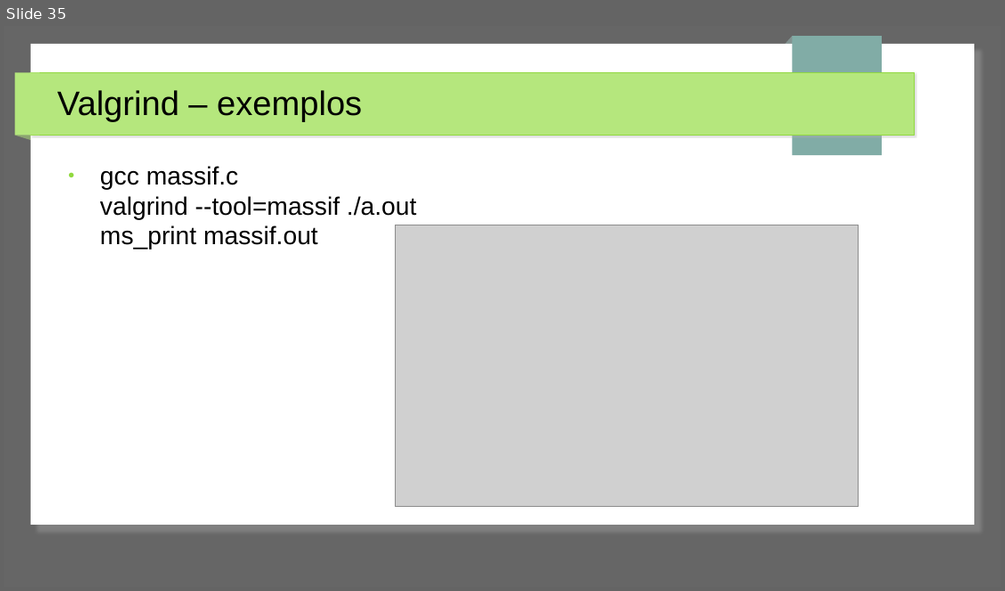
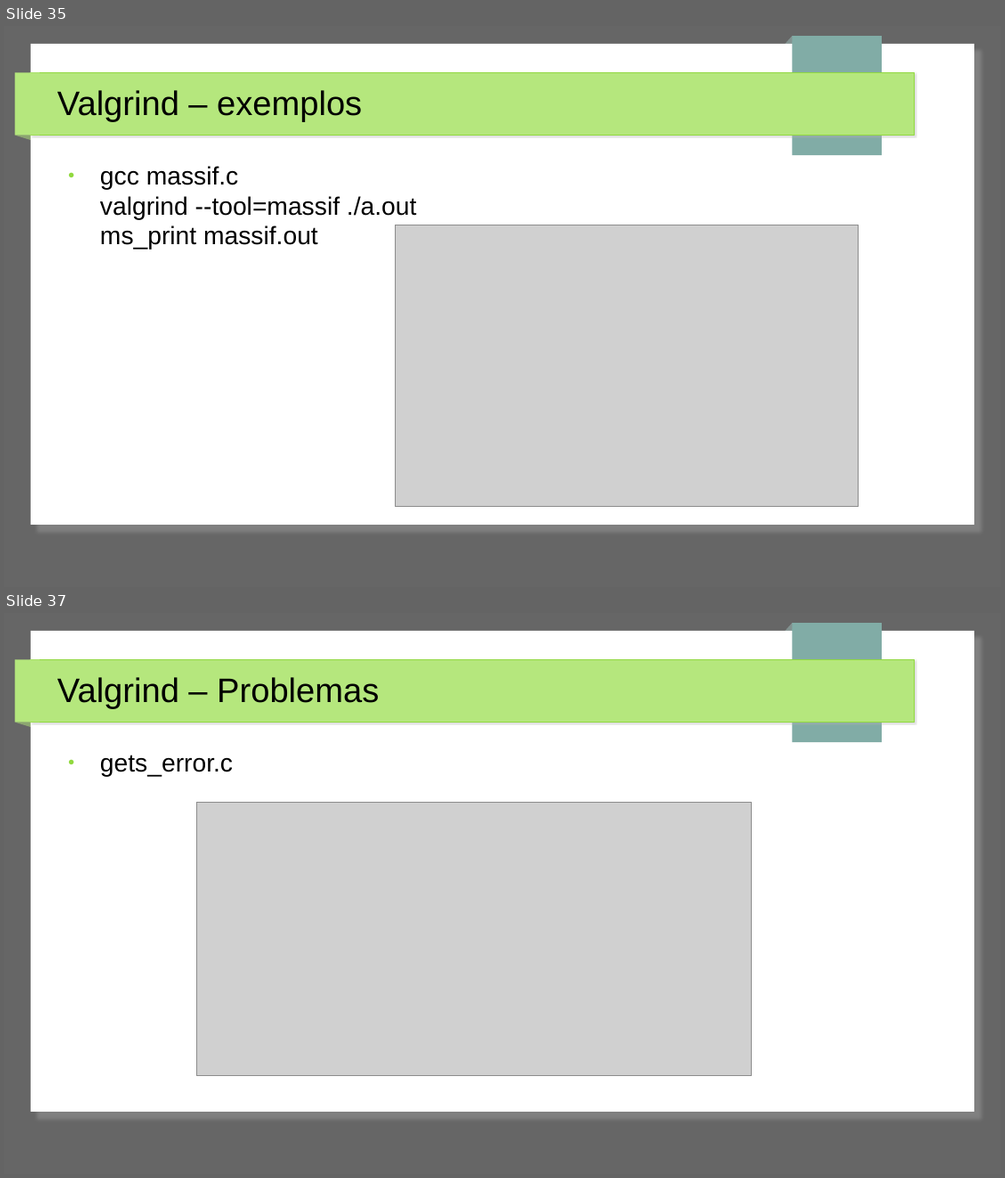
Before and after one commit to jpantonow/SB-T1-ANALISADORES, a slide deck: Slides.odp. Shown one above the other, each under a label of ours: slide 35 before the commit, slides 35 and 37 after it; the slides between them are not shown. The pictures are 1005x591 and 1005x1178 pixels, drawn with LibreOffice and Linux fonts; fonts in the diff are those of the drawing; grey boxes stand for pictures. Boxes give left, top, right and bottom in pixels: in the first picture for what was removed or moved away, otherwise in the second. Text is boxed around its words. In the diff, an @@ line names an element or a change of style, - is before the commit and + after.

Commit message:
problemas valgrind

```diff
--- a/Slides.odp
+++ b/Slides.odp
@@ slide 37 added at [4, 613, 1001, 1174], background #666666; not listed: 7 template elements that a slide beside it also shows @@
@@ title added at [57, 677, 379, 709], 27 pt, text #000000 @@
+Valgrind – Problemas
@@ text added at [100, 755, 233, 777], 20 pt, text #000000 @@
+● gets_error.c
@@ picture added at [196, 802, 752, 1076] @@
```
Also in this commit, not shown: 1 slide changed, 2 other slides added.
